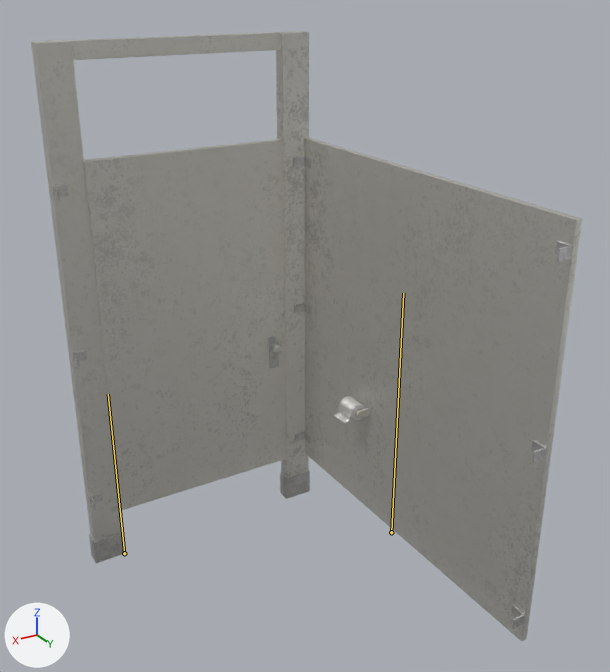
Renders of the FBX model Framework/Client/Bin/Resources/Models/Map/Prop/Gimmick/sm44/sm44_002_opentoilet01a_Anim.fbx from each side of a commit.
The view is the same before and after, from a camera (50 mm lens) standing at (1.08, 3.67, 2.85) and looking at (-0.63, 0.83, 1.43). Lighting does not change. The marker at lower left points along +X, +Y and +Z. The bones that bend it are drawn over the model as lines.

The first picture shows 'LOD_1_Group_0_Sub_1__sm44_002_OpenToilet01A_A_Mat', 'LOD_1_Group_1_Sub_1__sm44_002_OpenToilet01A_A_Mat', 'LOD_1_Group_2_Sub_1__sm44_002_OpenToilet01A_B_Mat'.
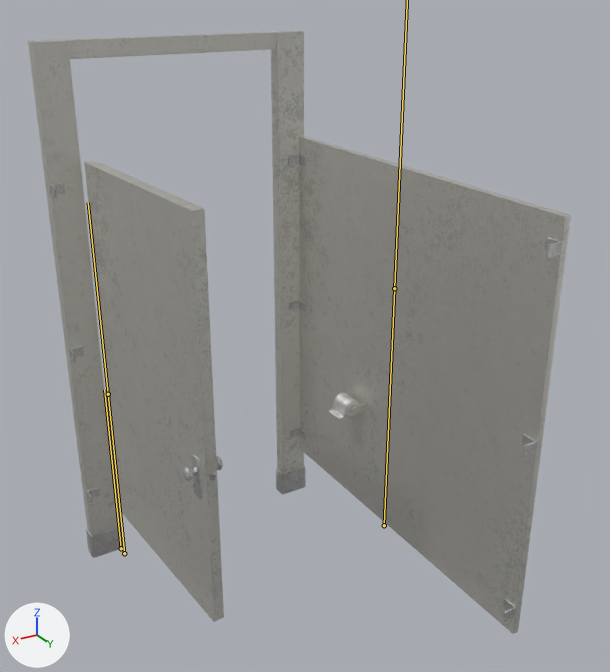
The newer file adds an action. The first version stands in its rest pose; the second is drawn at frame 24 of the action 'root|root|root|Open'.

Where the change shows, as pixel boxes [x1, y1, x2, y2] in the pictures (610 x 672 px):
'LOD_1_Group_0_Sub_1__sm44_002_OpenToilet01A_A_Mat', posed: before [31, 31, 582, 641]; after [28, 30, 571, 634]
'LOD_1_Group_1_Sub_1__sm44_002_OpenToilet01A_A_Mat', posed (31% narrower, 24% taller): before [84, 139, 287, 511]; after [84, 161, 224, 622]
'LOD_1_Group_2_Sub_1__sm44_002_OpenToilet01A_B_Mat', posed: before [269, 335, 283, 369]; after [182, 455, 223, 499]
bone '_00', root to tip: before (124, 553) to (108, 394); after (121, 548) to (104, 390)

What changed in the scene script:
```text
Change bone_00:
    where bone_00 = bpy.data.objects['root'].pose.bones['_00']
    bone_00.location: (0.0, 0.0, 0.0) -> (0.0, 0.0, 5.0)
Change bone_01:
    where bone_01 = bpy.data.objects['root'].pose.bones['_01']  # child of '_00'
    bone_01.location: (0.0, 0.0, 0.0) -> (0.0, 0.0, -5.0)
    bone_01.rotation_quaternion: (1.0, 0.0, 0.0, 0.0) -> (0.73, 0.0, -0.683, 0.0)  # degrees (0, 0, 0) -> degrees (0, -86, 0)
```
